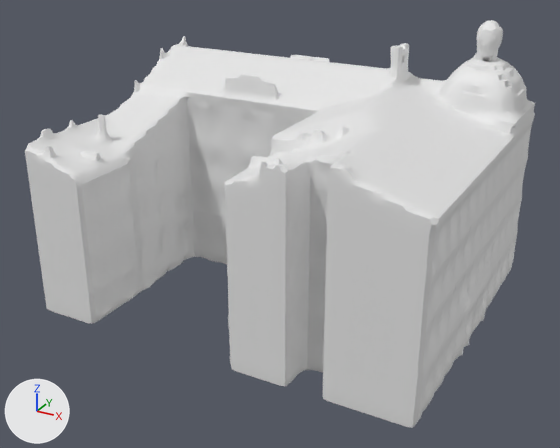
What one commit did to the glTF model bin/school/low.glb.
Camera for both pictures: a 50 mm lens placed at (173.0, -324.0, 199.0), pointed at (2.0, -14.0, 44.0). Every picture has the same lights, and +X, +Y and +Z are marked at lower left. Where no turn or scale is listed for an object, it has been applied to the vertices. Vertices at the same position are counted once.

In view in the first picture: 'Plane.003_Plane.001'.
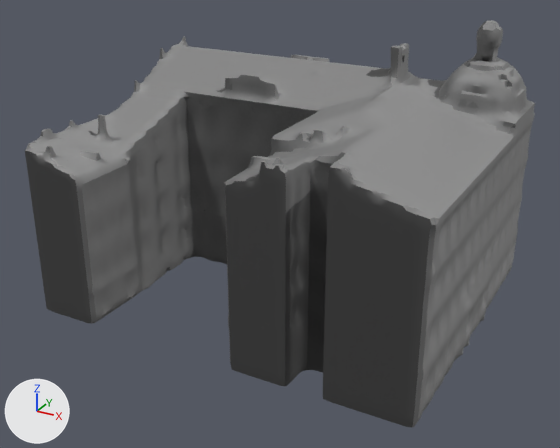
The newer file is also turned or shifted as a whole; pictures and numbers use the older file's frame.

The change, as a diff of the scene's bpy script:
```diff
--- a/bin/school/low.glb.py
+++ b/bin/school/low.glb.py
@@ img_main_lo @@
+img_main_lo = load_image('main_lo', '_unpacked/main_lo', 1024, 1024, 'sRGB')
@@ mat_material_001 @@
 mat_material_001 = principled_material('Material.001')
-mat_material_001.base_color = (0.8, 0.8, 0.8)  # white #e7e7e7
+mat_material_001.texture = img_main_lo
@@ me_plane_003_plane_001 @@
 me_plane_003_plane_001.from_pydata(...)  # 16905 vertices, 33920 faces; spans x -98.0..102.0, y -81.0..79.0, z 0.0..140.0
 # used by ob_plane_003_plane_001; location = (0.0, 0.0, 0.0)
+# me_plane_003_plane_001 part 1: texture (UV) coordinates changed
 me_plane_003_plane_001.materials.append(mat_material_001)
```

Pixel boxes [x1, y1, x2, y2] of what changed, in the pictures (560 x 448 px):
'Plane.003_Plane.001', surface changed
    both: [25, 20, 535, 428]
